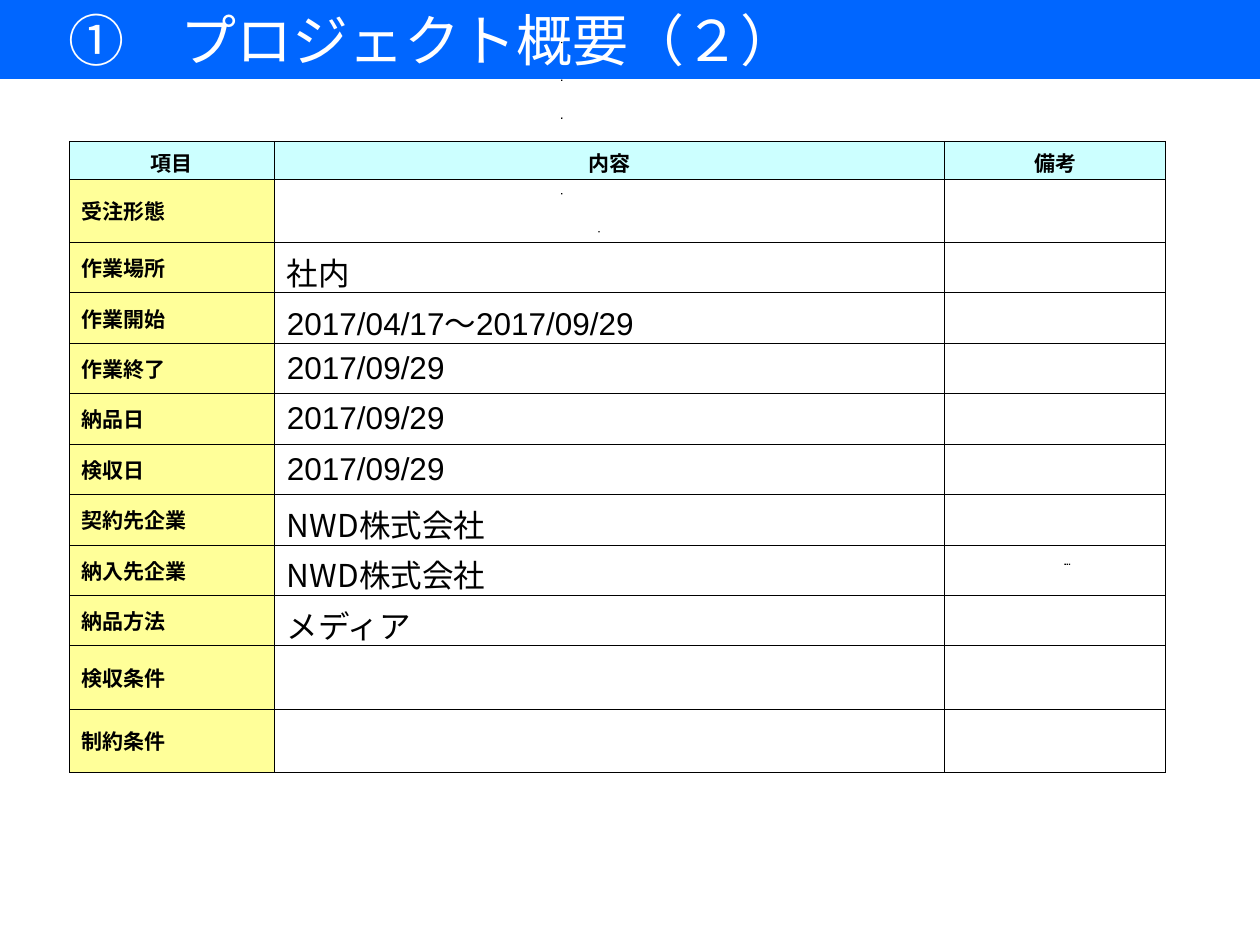
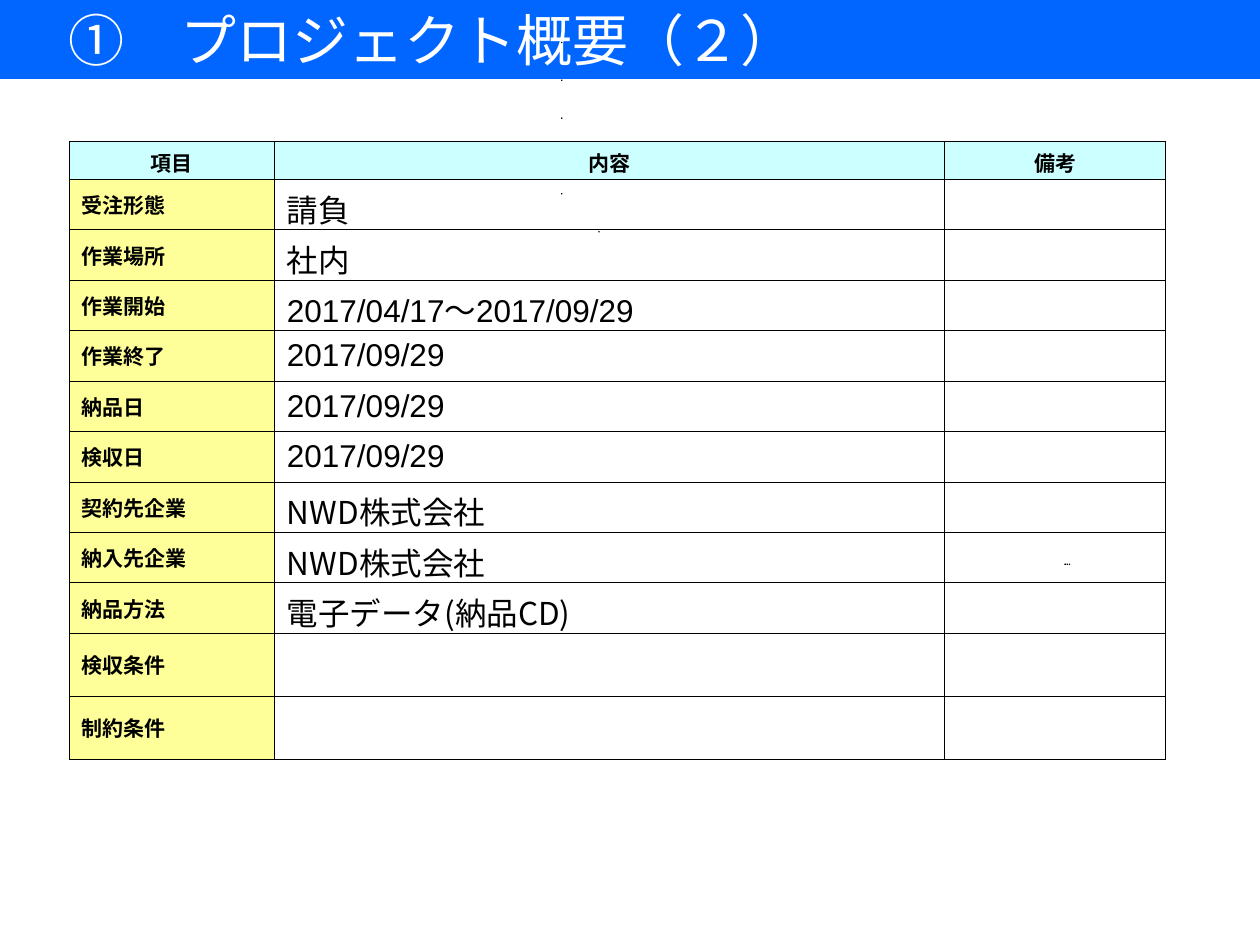
Before and after one commit to 7057547/RemoteMonitoringSystem, a slide deck: slide 5 of DOC/05作成資料/00開発計画書/【遠隔監視システム開発】開発計画書.ppt. Drawn at 1260x945 pixels with LibreOffice and Linux fonts; fonts in the diff are those of the drawing. Boxes give left, top, right and bottom in pixels: in the first picture for what was removed or moved away, otherwise in the second. Text is boxed around its words. In the diff, an @@ line names an element or a change of style, - is before the commit and + after.

```diff
--- a/DOC/05作成資料/00開発計画書/【遠隔監視システム開発】開発計画書.ppt
+++ b/DOC/05作成資料/00開発計画書/【遠隔監視システム開発】開発計画書.ppt
@@ table at (69, 141, 1167, 742) @@
-row 2, column 2: 
+row 2, column 2: 請負
-row 10, column 2: メディア
+row 10, column 2: 電子データ(納品CD)
```
Also in this commit, not shown: 7 other slides changed, 1 slide removed.
